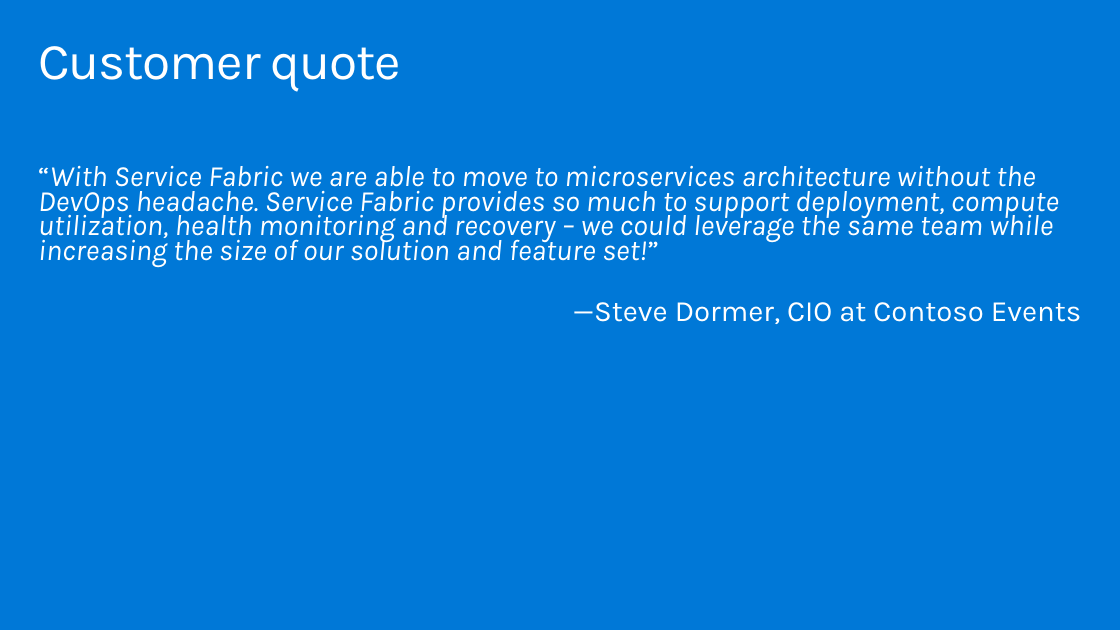
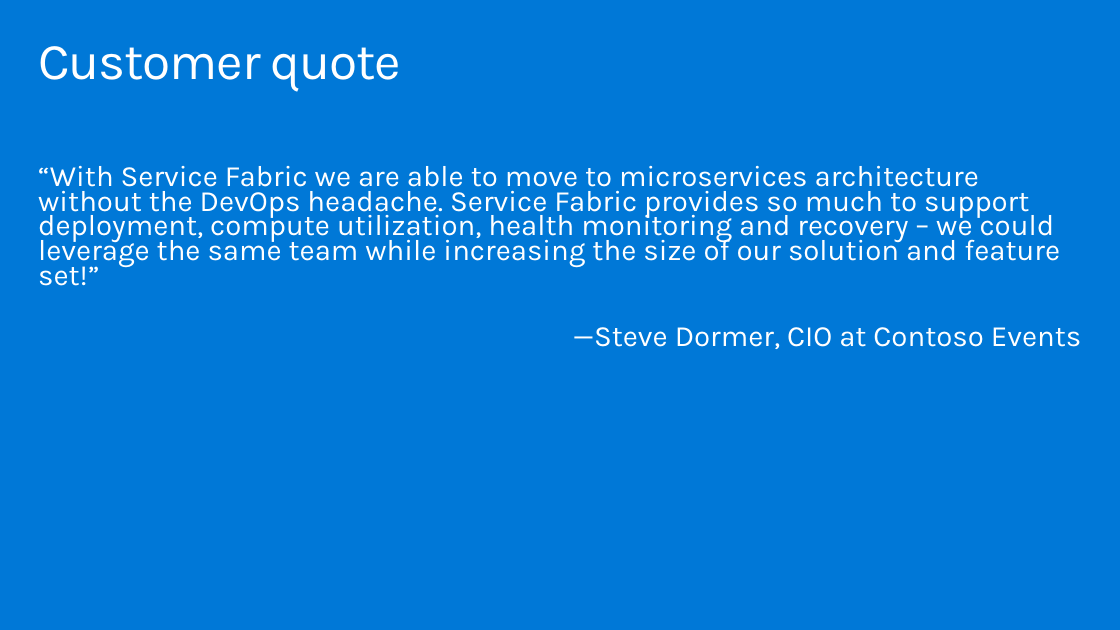
Before and after one commit to yellowbrickcode/MCW-Microservices-architecture, a slide deck: slide 28 of WDS/Whiteboard Design Session Trainer Presentation - Microservices architecture.pptx (slide 24 before the commit). Drawn at 1120x630 pixels with LibreOffice and Linux fonts; fonts in the diff are those of the drawing. Boxes give left, top, right and bottom in pixels: in the first picture for what was removed or moved away, otherwise in the second. Text is boxed around its words. In the diff, an @@ line names an element or a change of style, - is before the commit and + after.

```diff
--- a/WDS/Whiteboard Design Session Trainer Presentation - Microservices architecture.pptx
+++ b/WDS/Whiteboard Design Session Trainer Presentation - Microservices architecture.pptx
@@ text at [38, 165, 1060, 286]: italic off in "“With Service Fabric we are able to ..." @@
```
Also in this commit, not shown: 12 other slides changed, 4 slides added, 8 other files.
